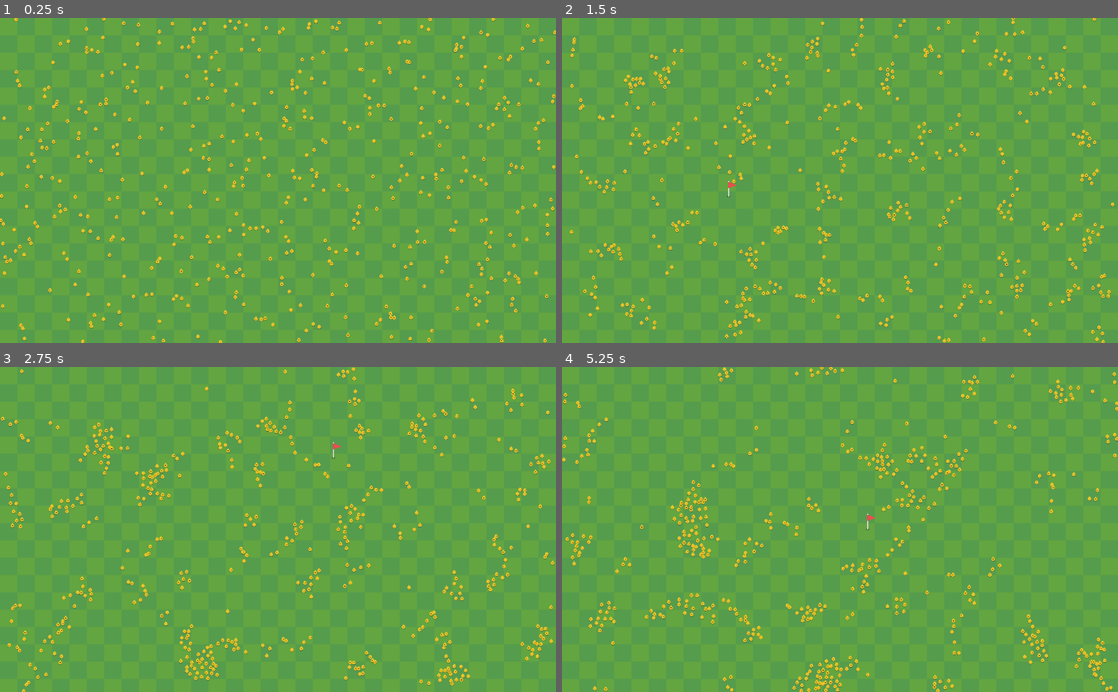
Above: before the commit, frames 1-4 (two rows, left to right).
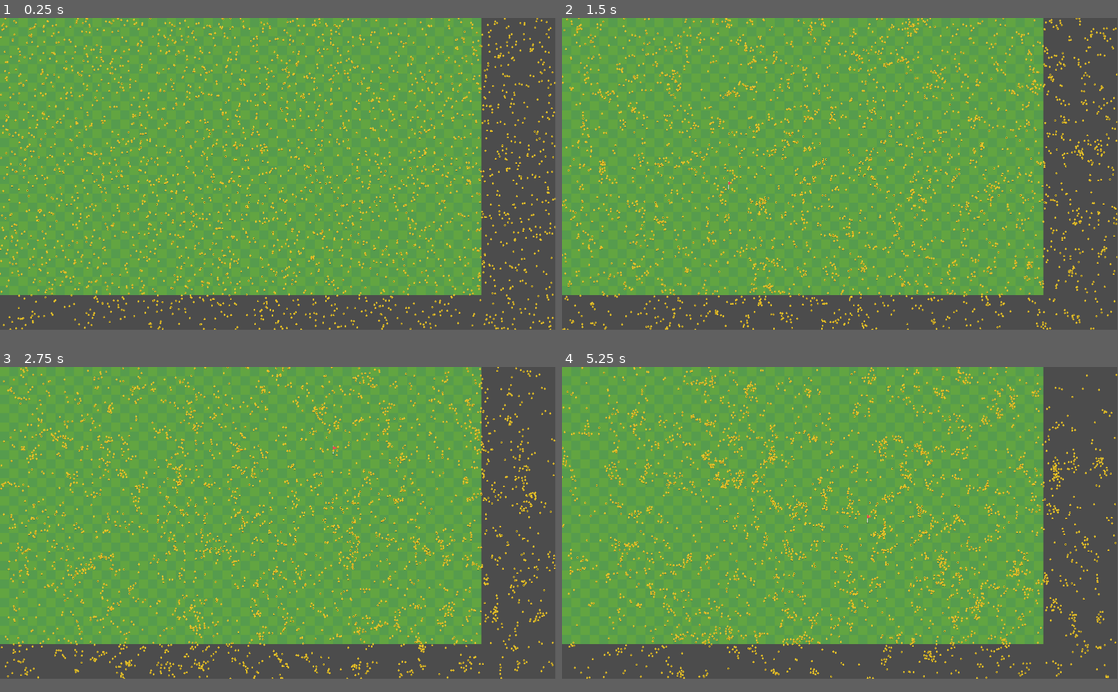
Above: after the commit, the same moments.

Repository: kyrick/godot-boids-acceleration-structure
Game: Godot game, scene res://Levels/RandomSpawn/RandomSpawn.tscn
Same seed, same stepped clock (60 frames per second), same inputs: the game is played once before the commit and once after it. The project has no main scene, so this scene is started directly.
Inputs (mouse positions are in pixels of both pictures, inside the frame that each line leads up to):
- Up to frame 1 (0.25 s): no input
- Up to frame 2 (1.5 s): move the mouse to (962, 164) at 0.52 s; click (962, 164) at 0.67 s; move the mouse to (728, 196) at 1.27 s; click (728, 196) at 1.42 s
- Up to frame 3 (2.75 s): move the mouse to (333, 458) at 2.02 s; click (333, 458) at 2.17 s
- Up to frame 4 (5.25 s): move the mouse to (812, 594) at 2.77 s; click (812, 594) at 2.92 s; move the mouse to (1006, 578) at 3.52 s; click (1006, 578) at 3.67 s; move the mouse to (673, 480) at 4.27 s; click (673, 480) at 4.42 s; move the mouse to (867, 529) at 5.02 s; click (867, 529) at 5.17 s
The window is 800x468 before the commit and 799x449 after it. Grey fills any space a smaller window leaves; there, only what the larger window draws over its background counts as a difference.

The runs differ from the first frame. In frame 1, 29% of the frame differs, in the area x 0-100%, y 0-100%; in frame 2, 29%; in frame 3, 29%; in frame 4, 30%.

Commit message:
tuned boid forces and view radius + cell size

Diff:
--- /dev/null
+++ b/Actors/Bat/Bat.tscn
@@ -0,0 +1,48 @@
+[gd_scene load_steps=9 format=2]
+
+[ext_resource path="res://Actors/Boid/Boid.tscn" type="PackedScene" id=1]
+[ext_resource path="res://Actors/Bat/sprites/Bat_Sprite_Sheet.png" type="Texture" id=2]
+
+[sub_resource type="AtlasTexture" id=1]
+flags = 4
+atlas = ExtResource( 2 )
+region = Rect2( 0, 18, 16, 18 )
+
+[sub_resource type="AtlasTexture" id=2]
+flags = 4
+atlas = ExtResource( 2 )
+region = Rect2( 16, 18, 16, 18 )
+
+[sub_resource type="AtlasTexture" id=3]
+flags = 4
+atlas = ExtResource( 2 )
+region = Rect2( 32, 18, 16, 18 )
+
+[sub_resource type="AtlasTexture" id=4]
+flags = 4
+atlas = ExtResource( 2 )
+region = Rect2( 48, 18, 16, 18 )
+
+[sub_resource type="AtlasTexture" id=5]
+flags = 4
+atlas = ExtResource( 2 )
+region = Rect2( 64, 18, 16, 18 )
+
+[sub_resource type="SpriteFrames" id=6]
+animations = [ {
+"frames": [ SubResource( 1 ), SubResource( 2 ), SubResource( 3 ), SubResource( 4 ), SubResource( 5 ) ],
+"loop": true,
+"name": "default",
+"speed": 5.0
+} ]
+
+[node name="Boid" instance=ExtResource( 1 )]
+
+[node name="Chicken" parent="." index="0"]
+visible = false
+
+[node name="AnimatedSprite" type="AnimatedSprite" parent="." index="1"]
+position = Vector2( 0.0944672, -4.34553 )
+frames = SubResource( 6 )
+frame = 1
+playing = true
--- a/Actors/Boid/Boid.gd
+++ b/Actors/Boid/Boid.gd
@@ -32,6 +32,11 @@
 			_mouse_target = get_random_target()
 
 
+func _process(delta):
+	translate(_velocity * delta)
+	wrap_screen()
+
+
 func _physics_process(delta):
 
 	if _accel_struct != null:
@@ -54,8 +59,6 @@
 
 		_velocity = (_velocity + acceleration).clamped(max_speed)
 
-		translate(_velocity * delta)
-		wrap_screen()
 		_prev_point = _accel_struct.update_body(self, scaled_point, _prev_point)
 
 
--- a/Actors/Boid/Boid.tscn
+++ b/Actors/Boid/Boid.tscn
@@ -9,10 +9,10 @@
 script = ExtResource( 2 )
 max_speed = 50.0
 mouse_follow_force = 0.01
-cohesion_force = 0.5
+cohesion_force = 0.2
 algin_force = 0.5
-separation_force = 0.5
-view_distance = 50.0
+separation_force = 0.2
+view_distance = 15.0
 avoid_distance = 10.0
 
 [node name="Chicken" type="Sprite" parent="."]
--- a/Levels/RandomSpawn/RandomSpawn.tscn
+++ b/Levels/RandomSpawn/RandomSpawn.tscn
@@ -7,9 +7,9 @@
 
 [node name="RandomChickens" type="Node2D"]
 script = ExtResource( 4 )
-boids = 500
+boids = 3000
 Boid = ExtResource( 2 )
-struct_scale = 15
+struct_scale = 7
 
 [node name="TileMap" type="TileMap" parent="."]
 tile_set = ExtResource( 1 )
--- a/project.godot
+++ b/project.godot
@@ -18,6 +18,13 @@
 config/name="godot-boids-acceleration-structure"
 config/icon="res://icon.png"
 
+[display]
+
+window/size/width=1920
+window/size/height=1080
+window/size/borderless=true
+window/size/fullscreen=true
+
 [physics]
 
 common/physics_fps=10
Binary file added: Actors/Bat/sprites/Bat_Sprite_Sheet.png
Not shown, added: Actors/Bat/sprites/Bat_Sprite_Sheet.png.import
